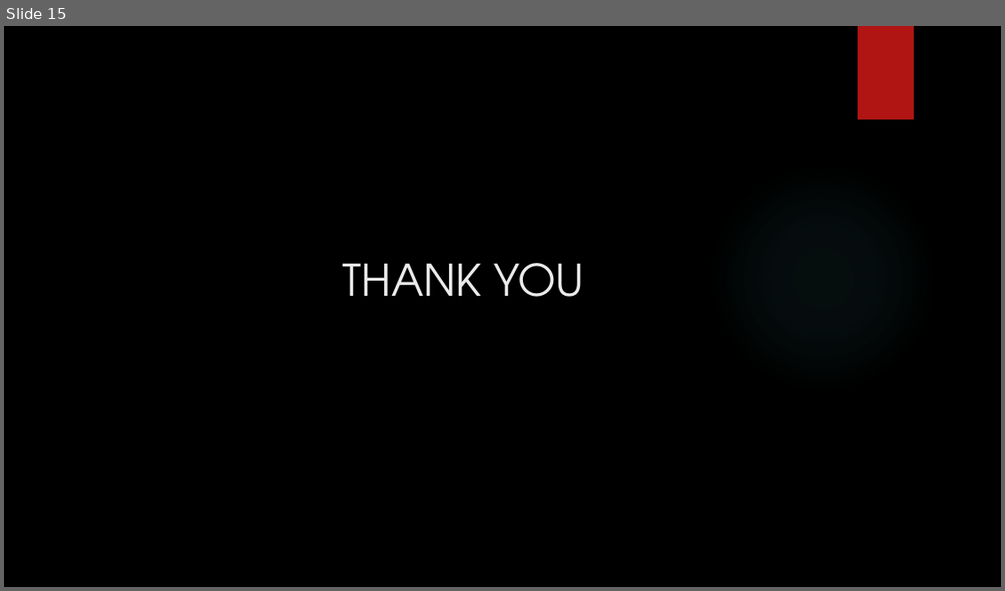
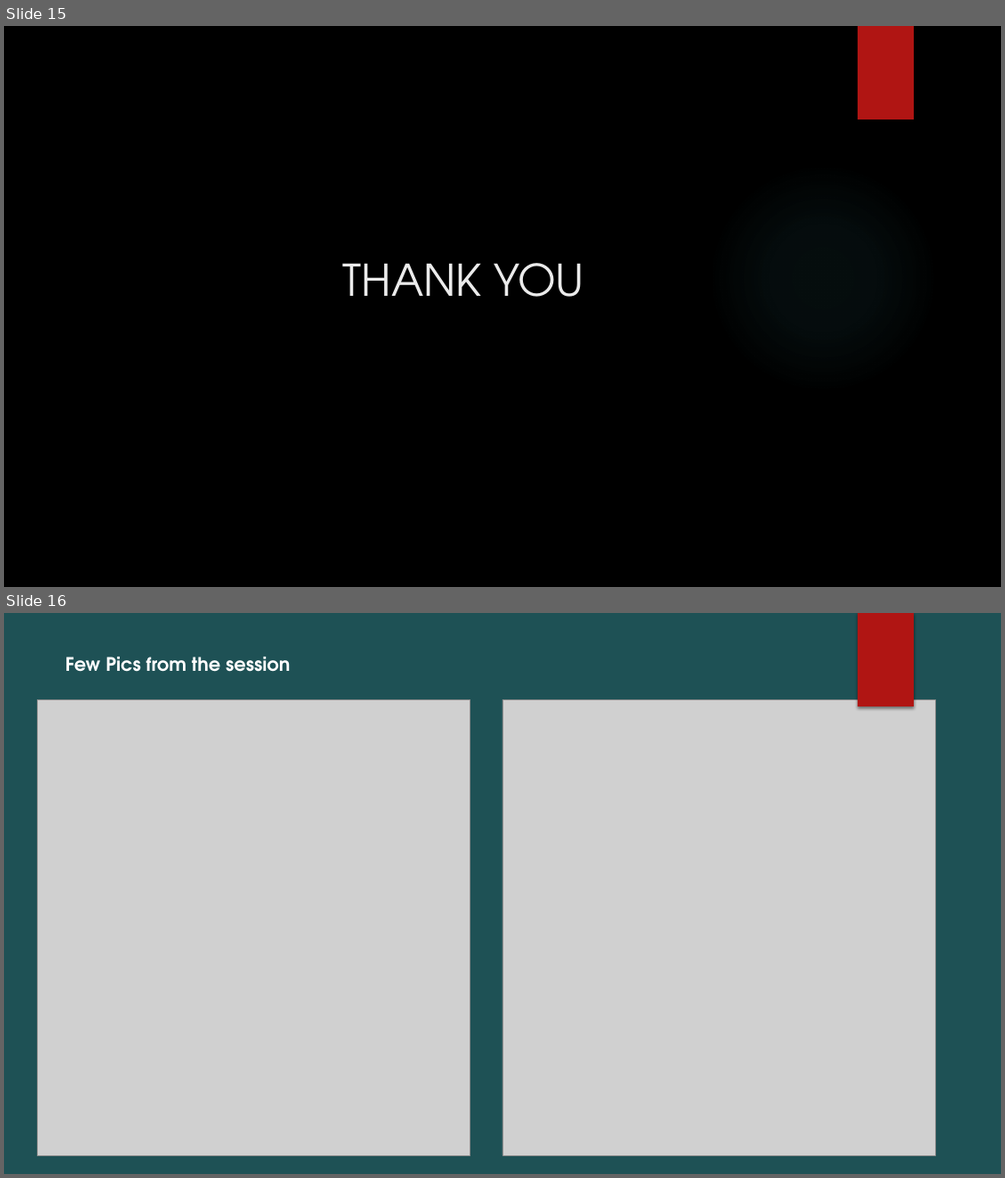
Before and after one commit to dipjyotimetia/PlaywrightTestFramework, a slide deck: STAG PPT.pptx. Shown one above the other, each under a label of ours: slide 15 before the commit, slides 15 and 16 after it. The pictures are 1005x591 and 1005x1178 pixels, drawn with LibreOffice and Linux fonts; fonts in the diff are those of the drawing; grey boxes stand for pictures; background and template pictures are left out. Boxes give left, top, right and bottom in pixels: in the first picture for what was removed or moved away, otherwise in the second. Text is boxed around its words. In the diff, an @@ line names an element or a change of style, - is before the commit and + after.

Commit message:
updated ppt

```diff
--- a/STAG PPT.pptx
+++ b/STAG PPT.pptx
@@ slide 16 added at <box>4,613,1001,1174</box>, background picture (left out) @@
@@ rectangle added at <box>4,613,1001,1174</box>, fill #1E5155 @@
@@ rectangle added at <box>858,613,914,706</box>, fill #B01513 @@
@@ text added at <box>65,657,290,672</box>, 18 pt, text #FFFFFF, bold @@
+Few Pics from the session
@@ picture added at <box>38,699,470,1155</box> @@
@@ picture added at <box>502,699,936,1155</box> @@
```
